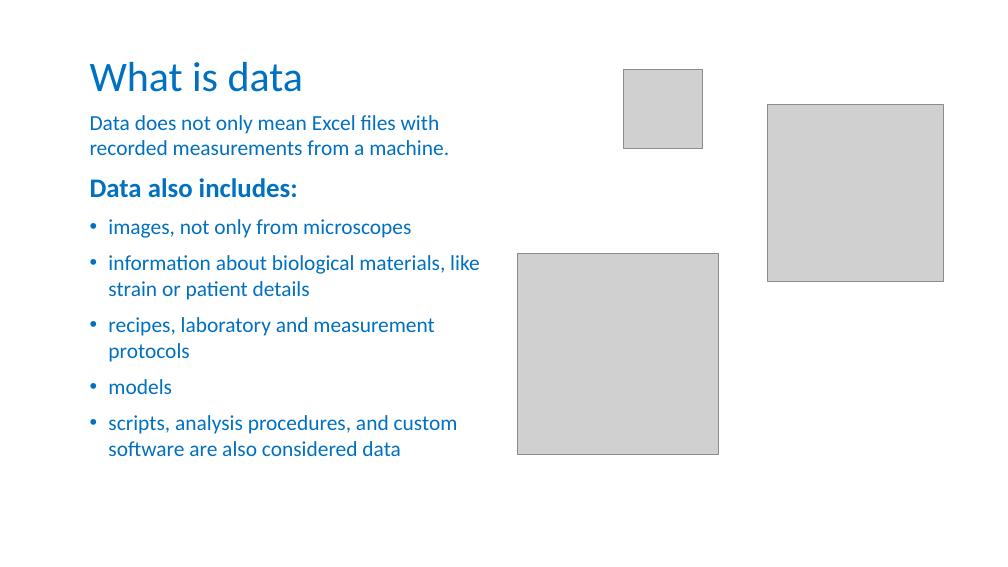
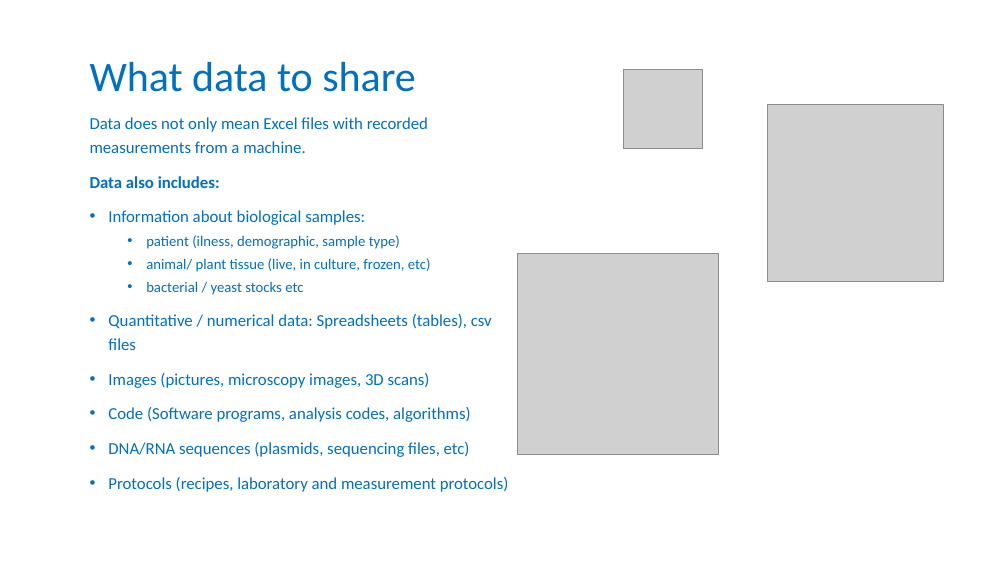
Before and after one commit to tzielins/private-fair-for-busy-biologists, a slide deck: slide 16 of instructors/01_OS-and-FAIR_v1.0.pptx (slide 17 before the commit). Drawn at 1008x567 pixels with LibreOffice and Linux fonts; fonts in the diff are those of the drawing; grey boxes stand for pictures; background and template pictures are left out. Boxes give left, top, right and bottom in pixels: in the first picture for what was removed or moved away, otherwise in the second. Text is boxed around its words. In the diff, an @@ line names an element or a change of style, - is before the commit and + after.

```diff
--- a/instructors/01_OS-and-FAIR_v1.0.pptx
+++ b/instructors/01_OS-and-FAIR_v1.0.pptx
@@ title at (90, 62, 415, 92): text changed @@
-What is data
+What data to share
@@ text at (90, 117, 428, 188): size 20.4 to 16 pt in "Data does not only mean Excel files ..."; size 25.5 to 16 pt in "Data also includes:"; line spacing 1 to 1.2 @@
@@ text at (108, 210, 509, 492): text changed; size 20.4 to 16 pt @@
-• images, not only from microscopes
-• information about biological materials, like strain or patient details
-• recipes, laboratory and measurement protocols
-• models
-• scripts, analysis procedures, and custom software are also considered data
+• Information about biological samples:
+  • patient (ilness, demographic, sample type)
+  • animal/ plant tissue (live, in culture, frozen, etc)
+  • bacterial / yeast stocks etc
+• Quantitative / numerical data: Spreadsheets (tables), csv files
+• Images (pictures, microscopy images, 3D scans)
+• Code (Software programs, analysis codes, algorithms)
+• DNA/RNA sequences (plasmids, sequencing files, etc)
+• Protocols (recipes, laboratory and measurement protocols)
```
Also in this commit, not shown: 2 other files.
